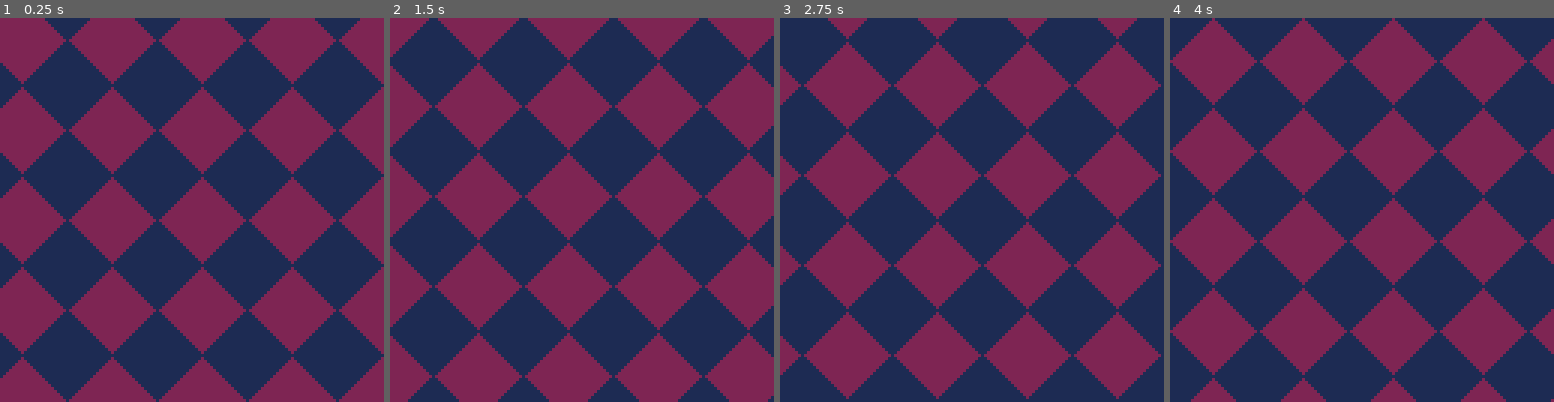
Above: before the commit, frames 1-4 (left to right).
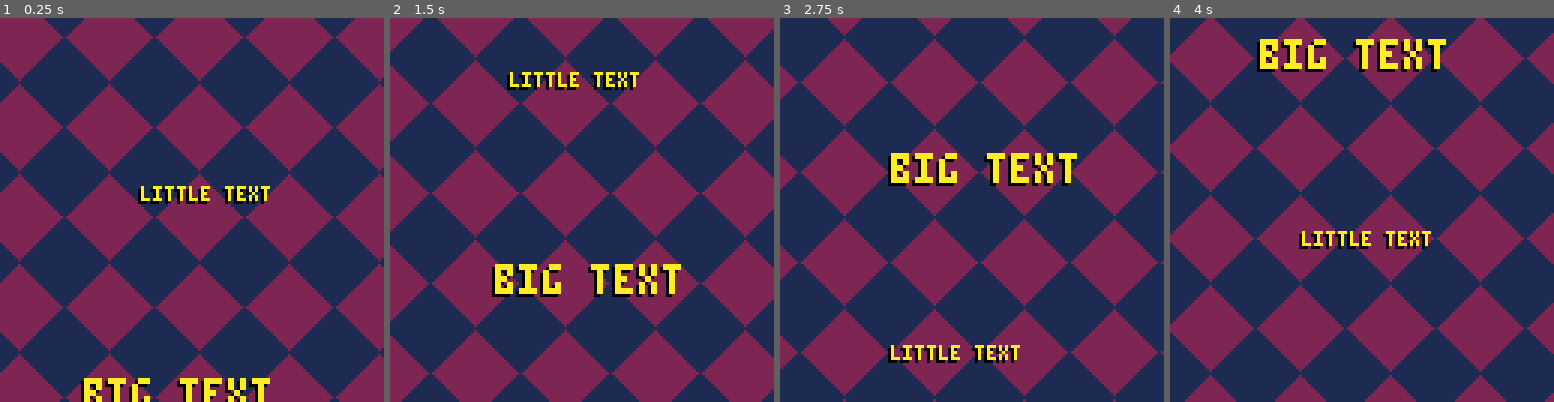
Above: after the commit, the same moments.

Repository: LuosRestil/pico8
Game: PICO-8 cartridge sandbox.p8
Same seed, same stepped clock (60 frames per second), same inputs: the game is played once before the commit and once after it.
Inputs:
- Up to frame 1 (0.25 s): no input
- Up to frame 2 (1.5 s): no input
- Up to frame 3 (2.75 s): no input
- Up to frame 4 (4 s): no input

The runs differ from the first frame. In frame 1, 8.8% of the frame differs, in the area x 0-100%, y 0-100%; in frame 2, 9.5%; in frame 3, 9.3%; in frame 4, 9.5%.

Commit message:
playing with text

Diff:
--- a/match3/match3.p8
+++ b/match3/match3.p8
@@ -357,9 +357,8 @@
 --todo
 --[[
 
-+ count pieces per match (so
-  we can give bonuses
-  for >3)
++ count pieces in each match
+  for scoring
 + count chains (matches since
   last swap)
 + scoring
--- a/sandbox.p8
+++ b/sandbox.p8
@@ -4,6 +4,22 @@
 sprsize=30
 osx=0
 osy=0
+btxty=128
+ltxty=64
+
+function _init() end
+
+function _update()
+	osx+=1
+	osy+=1
+	osx%=sprsize
+	osy%=sprsize
+
+	btxty-=1
+	btxty%=128
+	ltxty-=1
+	ltxty%=128
+end
 
 function _draw()
 	cls(1)
@@ -12,12 +28,35 @@
 			spr(1,i,j,4,4)
 		end
 	end
-	osx+=1
-	osy+=1
-	osx%=sprsize
-	osy%=sprsize
+
+	local sint=sin(t())
+
+	local txt="big text"
+	local w=txtw(txt,true)
+	local hlfw=w/2
+	local wig=sint*5
+	lgprint(txt,63-hlfw+wig,btxty+1,0)
+	lgprint(txt,64-hlfw+wig,btxty,10)
+
+	txt="little text"
+	w=txtw(txt)
+	hlfw=w/2
+	wig=-sint*5
+	print(txt,63-hlfw+wig,ltxty+1,0)
+	print(txt,64-hlfw+wig,ltxty,10)
 end
 
+function lgprint(txt,x,y,clr)
+	print("\^w\^t"..txt,x,y,clr)
+end
+
+function txtw(txt,lg)
+	if(lg==nil)lg=false
+	local chrpx=#txt*3
+	local spcs=#txt-1
+	local w=chrpx+spcs
+	return lg and w*2 or w
+end
 __gfx__
 00000000000000000000002000000000000000000000000000000000000000000000000000000000000000000000000000000000000000000000000000000000
 00000000000000000000022200000000000000000000000000000000000000000000000000000000000000000000000000000000000000000000000000000000
